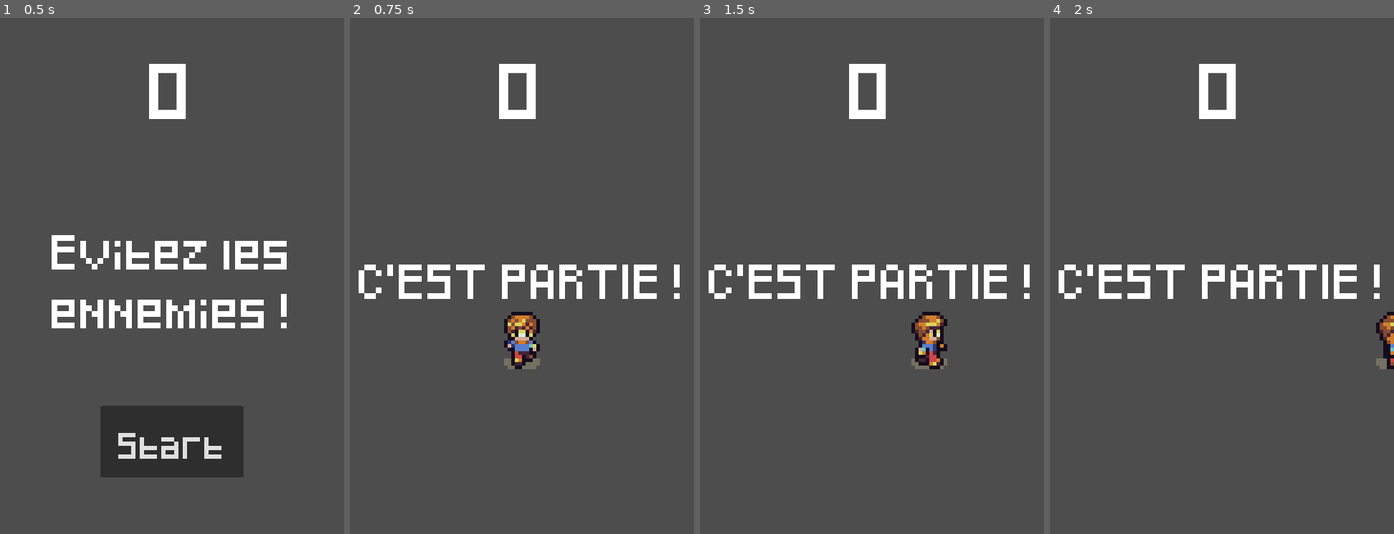
Above: before the commit, frames 1-4 (left to right).
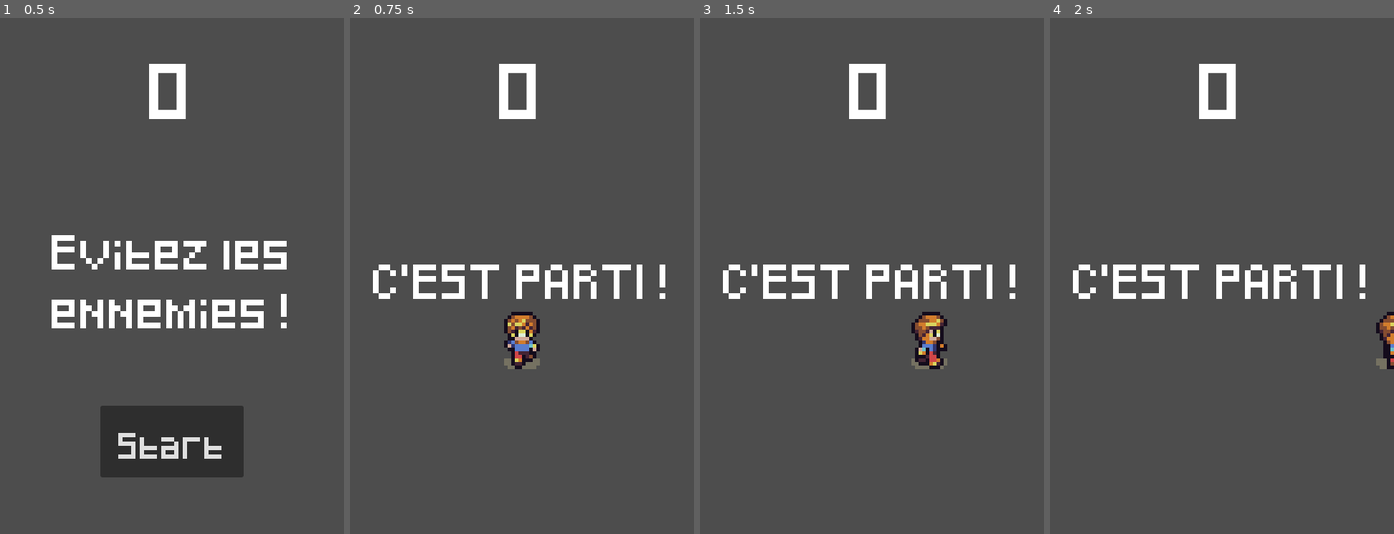
Above: after the commit, the same moments.

Repository: Artenis67/MyFirstProjectOnGodot
Game: Godot game, scene res://Scenes/main.tscn
Same seed, same stepped clock (60 frames per second), same inputs: the game is played once before the commit and once after it.
Inputs:
- Up to frame 1 (0.5 s): no input
- Up to frame 2 (0.75 s): click "Start" at 0.5 s
- Up to frame 3 (1.5 s): tap Enter at 1.25 s; hold D (move_right) from 1.28 s (still down)
- Up to frame 4 (2 s): keep holding D (move_right)

Frame 1 is identical in both runs. In frame 2, 2.8% of the frame differs, in the area x 2-96%, y 47-55%; in frame 3, 2.8%; in frame 4, 2.8%.

Commit message:
Correction de fautes d'orthographe

Diff:
--- a/Scripts/hud.gd
+++ b/Scripts/hud.gd
@@ -11,7 +11,7 @@
 	show_message("GAME OVER")
 	await $MessageTimer.timeout
 
-	$Message.text = "EVITEZ LES ENNEMIES!"
+	$Message.text = "EVITEZ LES ENNEMIS!"
 	$Message.show()
 
 	await get_tree().create_timer(1.0).timeout
--- a/Scripts/main.gd
+++ b/Scripts/main.gd
@@ -18,7 +18,7 @@
 	$Player.start($StartPosition.position)
 	$StartTimer.start()
 	$HUD.update_score(score)
-	$HUD.show_message("C'EST PARTIE !")
+	$HUD.show_message("C'EST PARTI !")
 
 func _on_start_timer_timeout():
 	$ScoreTimer.start()
Not shown: 1 places in Scenes/main.tscn that only renumber resources
